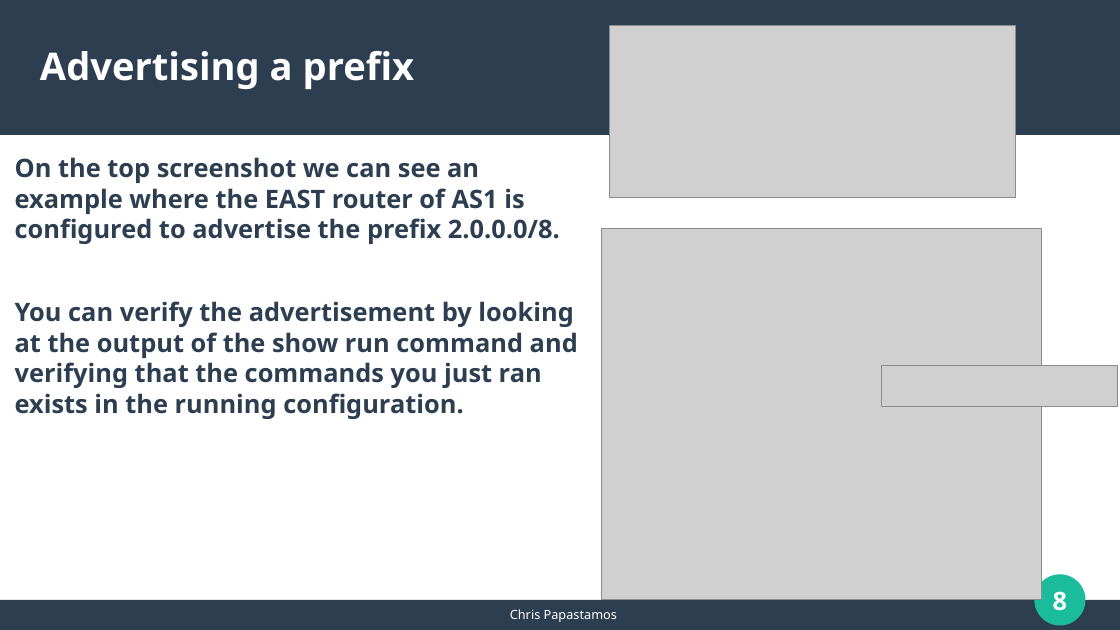
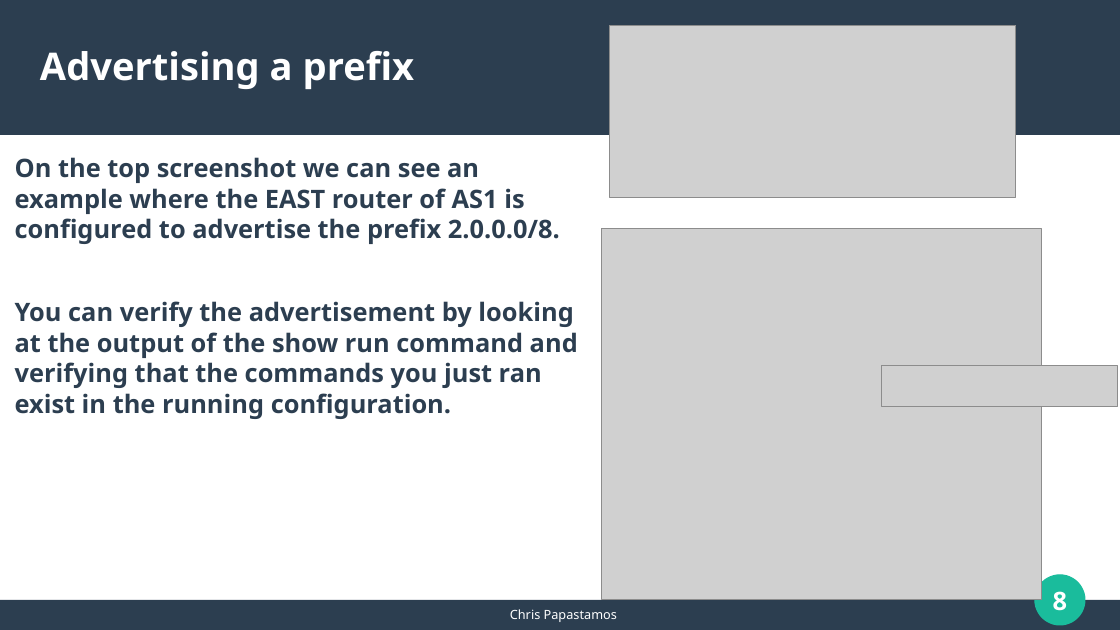
Before and after one commit to papastam/mini_internet_extention, a slide deck: slide 8 of HY436-Assignment4/session1/mini-internet_intro.odp. Drawn at 1120x630 pixels with LibreOffice and Linux fonts; fonts in the diff are those of the drawing; grey boxes stand for pictures. Boxes give left, top, right and bottom in pixels: in the first picture for what was removed or moved away, otherwise in the second. Text is boxed around its words. In the diff, an @@ line names an element or a change of style, - is before the commit and + after.

```diff
--- a/HY436-Assignment4/session1/mini-internet_intro.odp
+++ b/HY436-Assignment4/session1/mini-internet_intro.odp
@@ text at (15, 301, 578, 419): text changed @@
-You can verify the advertisement by looking at the output of the show run command and verifying that the commands you just ran exists in the running configuration.
+You can verify the advertisement by looking at the output of the show run command and verifying that the commands you just ran exist in the running configuration.
```
Also in this commit, not shown: 4 other slides changed, 1 slide added, 3 other files.
